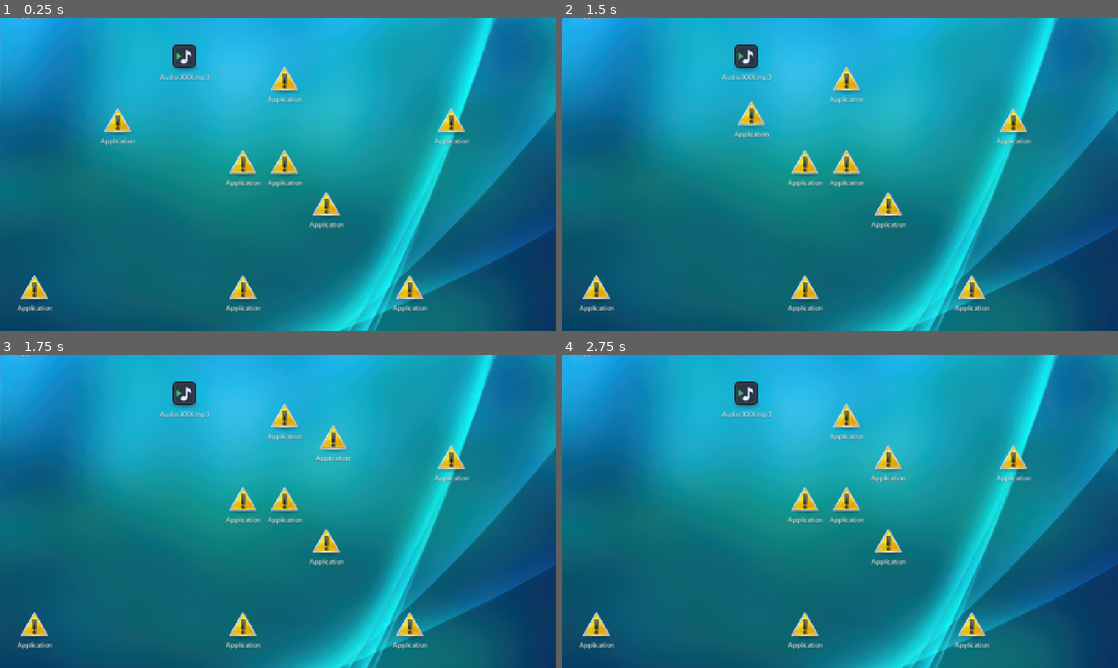
Above: before the commit, frames 1-4 (two rows, left to right).
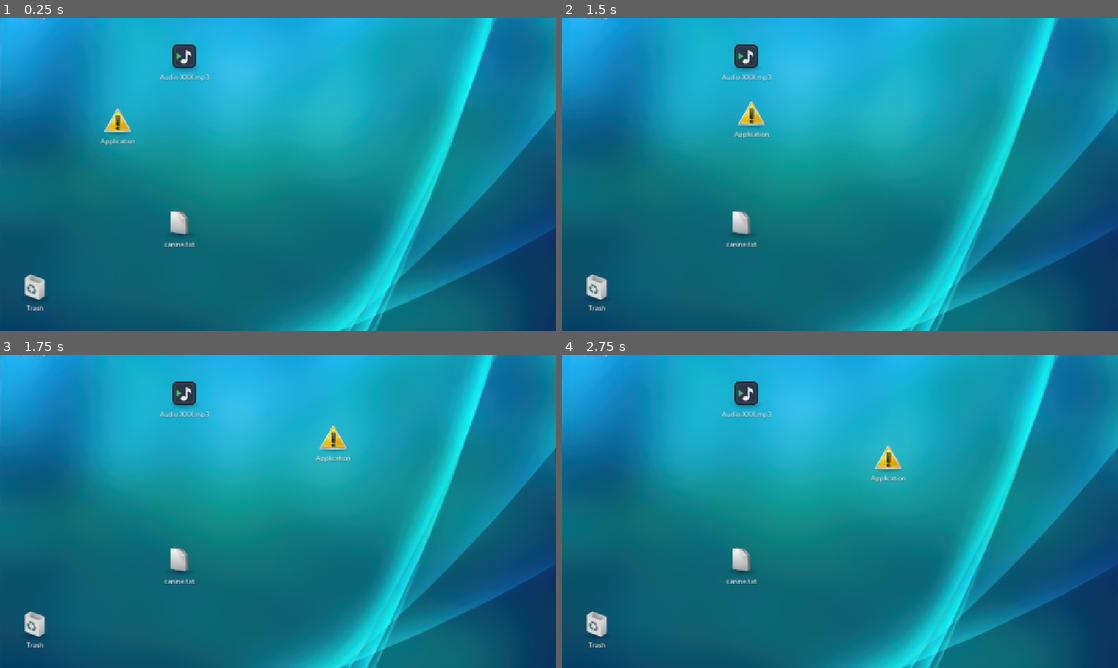
Above: after the commit, the same moments.

Repository: kaminaryu/project-found-footage
Game: Godot game, scene res://Scenes/Mechanism/Desktop/Desktopwindow.tscn
The game is run twice, just before and just after one commit, with the same random seed, the same clock (stepped at 60 frames per second) and the same inputs. This scene is started directly instead of the project's main scene. Sound files missing from this copy of the repository are replaced by a short silence.
Inputs (mouse positions are in pixels of both pictures, inside the frame that each line leads up to):
- Up to frame 1 (0.25 s): no input
- Up to frame 2 (1.5 s): click (845, 77) at 0.52 s; tap Enter (ui_accept) at 1.25 s; drag from (678, 124) to (895, 105) at 1.27 s
- Up to frame 3 (1.75 s): no input
- Up to frame 4 (2.75 s): drag from (723, 380) to (812, 574) at 2.02 s

The runs differ from the first frame. In frame 1, 2.9% of the frame differs, in the area x 3-85%, y 0-94%; in frame 2, 2.9%; in frame 3, 2.9%; in frame 4, 2.9%.
Error before the commit: Parse Error: Could not resolve class "GameWindow". (res://Scenes/Mechanism/Desktop/desktopwindow.gd:1)

Commit message:
Feat: Added Text Reader Icon (and also refactored a lil)

Diff:
--- a/Mechanism/Desktop/CTF/txt_reader.gd
+++ /dev/null
@@ -1,42 +0,0 @@
-extends Window
-
-@export_file("*.txt") var file_path: String = "res://Resources/Data/CTF/Texts/readme.txt"
-
-@onready var _top_bar = %TopBar
-@onready var _content: RichTextLabel = %TextView
-
-var _content_text := ""
-
-
-func _ready() -> void:
-	_top_bar.close_pressed.connect(_on_close_pressed)
-	close_requested.connect(_on_close_pressed)
-
-	if not file_path.is_empty():
-		open_file(file_path)
-
-
-func open_file(path: String) -> void:
-	if not FileAccess.file_exists(path):
-		open_text("Text Reader", "Unable to open file:\n%s" % path)
-		return
-
-	var file := FileAccess.open(path, FileAccess.READ)
-	if file == null:
-		open_text("Text Reader", "Unable to open file:\n%s" % path)
-		return
-
-	var text := file.get_as_text()
-	file.close()
-	open_text(path.get_file(), text)
-
-
-func open_text(display_title: String, text: String) -> void:
-	_content_text = text
-	title = display_title
-	_top_bar.set_title(display_title)
-	_content.text = text
-
-
-func _on_close_pressed() -> void:
-	queue_free()
--- a/Mechanism/Desktop/Icons/audio_icon.tscn
+++ b/Mechanism/Desktop/Icons/audio_icon.tscn
@@ -4,7 +4,7 @@
 [ext_resource type="Script" uid="uid://gohiq78ipnby" path="res://Mechanism/Desktop/Icons/audio_icon.gd" id="1_xrnk6"]
 [ext_resource type="Texture2D" uid="uid://b8qr6tj5eb3lm" path="res://Assets/UI/Desktop/Icons/Music64.svg" id="2_xrnk6"]
 [ext_resource type="AudioStream" uid="uid://bd1b0qo0u7l46" path="res://Assets/Audios/Recordings/Audio-000.wav" id="2_yc6rm"]
-[ext_resource type="PackedScene" uid="uid://0lc8103h3p8c" path="res://Mechanism/Desktop/AudioPlayer/audio_player.tscn" id="4_yc6rm"]
+[ext_resource type="PackedScene" uid="uid://0lc8103h3p8c" path="res://Mechanism/Desktop/Programs/audio_player.tscn" id="4_yc6rm"]
 
 [node name="AudioIcon" type="Control" unique_id=260247116 node_paths=PackedStringArray("desktop_icon_visuals")]
 layout_mode = 3
--- a/Mechanism/Desktop/Icons/desktop_icon_visuals.gd
+++ b/Mechanism/Desktop/Icons/desktop_icon_visuals.gd
@@ -6,12 +6,22 @@
 
 
 func update_thumbnail(texture: Texture2D) -> void :
+	# cuz @onready nodes aint ready yet
+	if (not is_node_ready()) :
+		return
+
 	thumbnail_node.texture_normal = texture
 
 
 func update_name(icon_name: String) -> void :
+	if (not is_node_ready()) :
+		return
+
 	name_node.text = icon_name
 
 
 func update_name_color(color: Color) -> void :
+	if (not is_node_ready()) :
+		return
+
 	name_node.add_theme_color_override("font_color", color)
--- /dev/null
+++ b/Mechanism/Desktop/Icons/text_reader_icon.gd
@@ -0,0 +1,22 @@
+@tool
+extends DesktopIconBase
+
+@export_file("*.txt", "*.md") var file_path: String :
+	set (value) :
+		file_path = value
+		icon_name = file_path.get_file()
+		_update_name()
+
+
+
+func _ready() -> void :
+	super._ready()
+	program_ran.connect(_on_program_ran)
+
+
+func _update_name() -> void :
+	update_visuals()
+
+
+func _on_program_ran(program: Node) -> void :
+	program.open_file(file_path)
--- /dev/null
+++ b/Mechanism/Desktop/Icons/text_reader_icon.tscn
@@ -0,0 +1,18 @@
+[gd_scene format=3 uid="uid://cv2m7v210uq3n"]
+
+[ext_resource type="Script" uid="uid://d3ulx6r1abshq" path="res://Mechanism/Desktop/Icons/text_reader_icon.gd" id="1_jy2rd"]
+[ext_resource type="PackedScene" uid="uid://d2bve73602k66" path="res://Mechanism/Desktop/Icons/desktop_icon_visuals.tscn" id="2_nyj88"]
+[ext_resource type="Texture2D" uid="uid://du8dnba8fbrl1" path="res://Assets/UI/Desktop/Icons/TextFile64.png" id="2_slcu0"]
+[ext_resource type="PackedScene" uid="uid://r0uglbxc2bo" path="res://Mechanism/Desktop/Programs/txt_reader.tscn" id="3_slcu0"]
+
+[node name="TextReaderIcon" type="Control" unique_id=945425594 node_paths=PackedStringArray("desktop_icon_visuals")]
+layout_mode = 3
+anchors_preset = 0
+script = ExtResource("1_jy2rd")
+desktop_icon_visuals = NodePath("DesktopIconVisuals")
+icon_texture = ExtResource("2_slcu0")
+icon_name = "untitled.txt"
+program_to_run = ExtResource("3_slcu0")
+
+[node name="DesktopIconVisuals" parent="." unique_id=1524986701 instance=ExtResource("2_nyj88")]
+layout_mode = 0
--- a/Mechanism/Desktop/Overlays/ErrorPopup.tscn
+++ b/Mechanism/Desktop/Programs/ErrorPopup.tscn
@@ -1,6 +1,6 @@
 [gd_scene format=3 uid="uid://b28wd28db6vja"]
 
-[ext_resource type="Script" uid="uid://02soml3iof2i" path="res://Mechanism/Desktop/Overlays/error_popup.gd" id="1_script"]
+[ext_resource type="Script" uid="uid://02soml3iof2i" path="res://Mechanism/Desktop/Programs/error_popup.gd" id="1_script"]
 [ext_resource type="Texture2D" uid="uid://dw34foohkfjpj" path="res://Assets/UI/Desktop/Icons/Error64.svg" id="2_icon"]
 
 [sub_resource type="StyleBoxFlat" id="StyleBoxFlat_dialog"]
--- a/Mechanism/Desktop/AudioPlayer/audio_player.tscn
+++ b/Mechanism/Desktop/Programs/audio_player.tscn
@@ -1,6 +1,6 @@
 [gd_scene format=3 uid="uid://0lc8103h3p8c"]
 
-[ext_resource type="Script" uid="uid://bntcnhkp7l4bi" path="res://Mechanism/Desktop/AudioPlayer/audio_player.gd" id="1_audio"]
+[ext_resource type="Script" uid="uid://bntcnhkp7l4bi" path="res://Mechanism/Desktop/Programs/audio_player.gd" id="1_audio"]
 [ext_resource type="PackedScene" uid="uid://dqjnt6l72cg16" path="res://Mechanism/Desktop/window_top_bar.tscn" id="2_topbar"]
 
 [sub_resource type="StyleBoxFlat" id="StyleBoxFlat_progress_bg"]
--- a/Mechanism/Desktop/CTF/ctf_exe.tscn
+++ b/Mechanism/Desktop/Programs/ctf_exe.tscn
@@ -1,6 +1,6 @@
 [gd_scene format=3 uid="uid://dfgv76qrdoe7f"]
 
-[ext_resource type="Script" uid="uid://dc0uts2x0cll3" path="res://Mechanism/Desktop/CTF/ctf_exe.gd" id="1_ctf"]
+[ext_resource type="Script" uid="uid://dc0uts2x0cll3" path="res://Mechanism/Desktop/Programs/ctf_exe.gd" id="1_ctf"]
 [ext_resource type="AudioStream" uid="uid://ci48xdt7gbtb" path="res://Assets/Audios/SFX/Misc/WomanScreaming.mp3" id="2_6rfkd"]
 [ext_resource type="Script" uid="uid://cwkibkkw0b3lb" path="res://Mechanism/Desktop/window_drag_handle.gd" id="3_drag"]
 
--- a/Mechanism/Desktop/FileExplorer/file_explorer.tscn
+++ b/Mechanism/Desktop/Programs/file_explorer.tscn
@@ -1,6 +1,6 @@
 [gd_scene format=3 uid="uid://crmyfoshsn37b"]
 
-[ext_resource type="Script" uid="uid://dlftdhwgy53n6" path="res://Mechanism/Desktop/FileExplorer/file_explorer.gd" id="1_explorer"]
+[ext_resource type="Script" uid="uid://dlftdhwgy53n6" path="res://Mechanism/Desktop/Programs/file_explorer.gd" id="1_explorer"]
 [ext_resource type="Texture2D" uid="uid://c2fg0r20fk52y" path="res://Assets/UI/Desktop/FileExplorer.png" id="2_background"]
 [ext_resource type="PackedScene" uid="uid://dcf0fk1t26wkj" path="res://Mechanism/Desktop/FileExplorer/file_entry.tscn" id="3_entry"]
 [ext_resource type="PackedScene" uid="uid://bkmccuuyfk5qu" path="res://Mechanism/DesktopOld/desktop_icon.tscn" id="3_wenfk"]
--- /dev/null
+++ b/Mechanism/Desktop/Programs/txt_reader.gd
@@ -0,0 +1,33 @@
+extends GameWindow
+
+@onready var _top_bar = %TopBar
+@onready var _content: RichTextLabel = %TextView
+
+
+func _ready() -> void:
+	_top_bar.close_pressed.connect(_on_close_pressed)
+	close_requested.connect(_on_close_pressed)
+
+
+func open_file(path: String) -> void:
+	var is_file_exist := FileAccess.file_exists(path)
+	if (not is_file_exist):
+		_open_text("Unable to open file:\n%s" % path)
+		return
+
+	var file := FileAccess.open(path, FileAccess.READ)
+	if (file == null) :
+		_open_text("Unable to open file:\n%s" % path)
+		return
+
+	var text := file.get_as_text()
+	file.close()
+	_open_text(text)
+
+
+func _open_text(text: String) -> void:
+	_content.text = text
+
+
+func _on_close_pressed() -> void:
+	queue_free()
--- a/Mechanism/Desktop/CTF/txt_reader.tscn
+++ b/Mechanism/Desktop/Programs/txt_reader.tscn
@@ -1,6 +1,6 @@
 [gd_scene format=3 uid="uid://r0uglbxc2bo"]
 
-[ext_resource type="Script" uid="uid://bmitxonhcwtlu" path="res://Mechanism/Desktop/CTF/txt_reader.gd" id="1_reader"]
+[ext_resource type="Script" uid="uid://bmitxonhcwtlu" path="res://Mechanism/Desktop/Programs/txt_reader.gd" id="1_reader"]
 [ext_resource type="PackedScene" uid="uid://dqjnt6l72cg16" path="res://Mechanism/Desktop/window_top_bar.tscn" id="2_topbar"]
 
 [sub_resource type="StyleBoxFlat" id="StyleBoxFlat_reader_panel"]
@@ -39,7 +39,7 @@
 [node name="TopBar" parent="WindowSkeleton" unique_id=1502497925 instance=ExtResource("2_topbar")]
 unique_name_in_owner = true
 layout_mode = 2
-title_text = "readme.txt"
+title_text = "Text Reader"
 
 [node name="Content" type="MarginContainer" parent="WindowSkeleton" unique_id=1531098906]
 layout_mode = 2
--- a/Mechanism/Desktop/game_window.gd
+++ b/Mechanism/Desktop/game_window.gd
@@ -1,7 +1,7 @@
 class_name  GameWindow
 extends Window
 
-const GlitchOverlayScene := preload("res://Objects/Mechanism/Desktop/glitch_overlay.tscn")
+const GlitchOverlayScene := preload("res://Mechanism/Desktop/Overlays/glitch_overlay.tscn")
 const SHAKE_RANGE := 4
 const SHAKE_INTERVAL := 0.035
 
--- a/Mechanism/DesktopOld/desktop_icon.gd
+++ b/Mechanism/DesktopOld/desktop_icon.gd
@@ -2,7 +2,7 @@
 extends Control
 
 const CLICK_BUFFER_TIME_S := 0.3
-const ERROR_POPUP_SCENE := preload("res://Objects/Mechanism/Desktop/ErrorPopup.tscn")
+const ERROR_POPUP_SCENE := preload("res://Mechanism/Desktop/Programs/ErrorPopup.tscn")
 const DEFAULT_TEXTURE := preload("res://Assets/UI/Desktop/Icons/DefaultIcon64.png")
 
 signal blocked_launch_attempted
--- a/Scenes/Mechanism/Desktop/Desktopwindow.tscn
+++ b/Scenes/Mechanism/Desktop/Desktopwindow.tscn
@@ -8,12 +8,11 @@
 [ext_resource type="Texture2D" uid="uid://boh6jtja6le16" path="res://Assets/UI/Desktop/Icons/computer64.png" id="6_olv04"]
 [ext_resource type="Texture2D" uid="uid://dqsoi2k4ypwbd" path="res://Assets/UI/Desktop/Icons/Sokoban64.png" id="7_6b82k"]
 [ext_resource type="PackedScene" uid="uid://djmeefab4wd08" path="res://Mechanism/Desktop/Sokoban/sokoban_exe.tscn" id="8_0muut"]
-[ext_resource type="PackedScene" uid="uid://dfgv76qrdoe7f" path="res://Mechanism/Desktop/CTF/ctf_exe.tscn" id="10_dk0mw"]
+[ext_resource type="PackedScene" uid="uid://dfgv76qrdoe7f" path="res://Mechanism/Desktop/Programs/ctf_exe.tscn" id="10_dk0mw"]
 [ext_resource type="Texture2D" uid="uid://do5m6poe7jobb" path="res://Assets/UI/Desktop/Icons/Trash64.png" id="10_kp0gs"]
-[ext_resource type="PackedScene" uid="uid://r0uglbxc2bo" path="res://Mechanism/Desktop/CTF/txt_reader.tscn" id="12_roya5"]
 [ext_resource type="Texture2D" uid="uid://b14o3rxsoecjx" path="res://Assets/UI/Desktop/Icons/Error64.png" id="13_6b82k"]
-[ext_resource type="Texture2D" uid="uid://du8dnba8fbrl1" path="res://Assets/UI/Desktop/Icons/TextFile64.png" id="15_6b82k"]
 [ext_resource type="Script" uid="uid://cwkibkkw0b3lb" path="res://Mechanism/Desktop/window_drag_handle.gd" id="15_drag"]
+[ext_resource type="PackedScene" uid="uid://cv2m7v210uq3n" path="res://Mechanism/Desktop/Icons/text_reader_icon.tscn" id="15_t60eu"]
 [ext_resource type="PackedScene" uid="uid://d2bve73602k66" path="res://Mechanism/Desktop/Icons/desktop_icon_visuals.tscn" id="17_0muut"]
 [ext_resource type="Texture2D" uid="uid://bgjo7muwiv8t1" path="res://Assets/UI/Desktop/JumpscareEyes.png" id="18_6b82k"]
 [ext_resource type="AudioStream" uid="uid://fk8gewtr2yuk" path="res://Assets/Audios/SFX/Novakia/tv_static.wav" id="19_0muut"]
@@ -167,76 +166,6 @@
 hidden_until_revealed = true
 reveal_save_flag = "ctf_revealed"
 
-[node name="ReadmeIcon" parent="DesktopSkeleton/DesktopIconsField/IconsField" unique_id=552116334 instance=ExtResource("5_t60eu")]
-layout_mode = 1
-offset_left = 627.0
-offset_top = 352.0
-offset_right = 693.0
-offset_bottom = 437.0
-icon_texture = ExtResource("15_6b82k")
-icon_name = "readme.txt"
-application = ExtResource("12_roya5")
-launch_file = "res://Resources/Data/CTF/Texts/readme.txt"
-hidden_until_revealed = true
-reveal_save_flag = "ctf_revealed"
-show_from_flag_stage = 1
-
-[node name="ReadmeIcon2" parent="DesktopSkeleton/DesktopIconsField/IconsField" unique_id=372084808 instance=ExtResource("5_t60eu")]
-layout_mode = 1
-offset_left = 925.0
-offset_top = 324.0
-offset_right = 991.0
-offset_bottom = 409.0
-icon_texture = ExtResource("15_6b82k")
-icon_name = "word.txt"
-application = ExtResource("12_roya5")
-launch_file = "res://Resources/Data/CTF/Texts/word.txt"
-hidden_until_revealed = true
-reveal_save_flag = "ctf_revealed"
-show_from_flag_stage = 2
-
-[node name="ReadmeIcon3" parent="DesktopSkeleton/DesktopIconsField/IconsField" unique_id=1124866041 instance=ExtResource("5_t60eu")]
-layout_mode = 1
-offset_left = 725.0
-offset_top = 515.0
-offset_right = 791.0
-offset_bottom = 600.0
-icon_texture = ExtResource("15_6b82k")
-icon_name = "favourite.txt"
-application = ExtResource("12_roya5")
-launch_file = "res://Resources/Data/CTF/Texts/favourite.txt"
-hidden_until_revealed = true
-reveal_save_flag = "ctf_revealed"
-show_from_flag_stage = 3
-
-[node name="ReadmeIcon4" parent="DesktopSkeleton/DesktopIconsField/IconsField" unique_id=1940885511 instance=ExtResource("5_t60eu")]
-layout_mode = 1
-offset_left = 888.0
-offset_top = 671.0
-offset_right = 954.0
-offset_bottom = 756.0
-icon_texture = ExtResource("15_6b82k")
-icon_name = "media.txt"
-application = ExtResource("12_roya5")
-launch_file = "res://Resources/Data/CTF/Texts/media.txt"
-hidden_until_revealed = true
-reveal_save_flag = "ctf_revealed"
-show_from_flag_stage = 4
-
-[node name="ReadmeIcon5" parent="DesktopSkeleton/DesktopIconsField/IconsField" unique_id=754127801 instance=ExtResource("5_t60eu")]
-layout_mode = 1
-offset_left = 516.0
-offset_top = 683.0
-offset_right = 582.0
-offset_bottom = 768.0
-icon_texture = ExtResource("15_6b82k")
-icon_name = "canine.txt"
-application = ExtResource("12_roya5")
-launch_file = "res://Resources/Data/CTF/Texts/canine.txt"
-hidden_until_revealed = true
-reveal_save_flag = "ctf_revealed"
-show_from_flag_stage = 5
-
 [node name="DesktopIcon2" parent="DesktopSkeleton/DesktopIconsField/IconsField" unique_id=22635187 instance=ExtResource("17_0muut")]
 layout_mode = 0
 offset_left = 159.0
@@ -251,6 +180,15 @@
 offset_right = 291.0
 offset_bottom = 181.0
 
+[node name="TextReaderIcon" parent="DesktopSkeleton/DesktopIconsField/IconsField" unique_id=945425594 instance=ExtResource("15_t60eu")]
+layout_mode = 1
+offset_left = 335.0
+offset_top = 495.0
+offset_right = 335.0
+offset_bottom = 495.0
+file_path = "res://Resources/Data/CTF/Texts/canine.txt"
+icon_name = "canine.txt"
+
 [node name="TaskbarArea" type="Control" parent="DesktopSkeleton" unique_id=593891721]
 custom_minimum_size = Vector2(0, 118.22)
 layout_mode = 2
Not shown, added: Mechanism/Desktop/Icons/text_reader_icon.gd.uid
Renamed: Mechanism/Desktop/AudioPlayer/audio_player.gd -> Mechanism/Desktop/Programs/audio_player.gd
Renamed: Mechanism/Desktop/AudioPlayer/audio_player.gd.uid -> Mechanism/Desktop/Programs/audio_player.gd.uid
Renamed: Mechanism/Desktop/CTF/ctf_exe.gd -> Mechanism/Desktop/Programs/ctf_exe.gd
Renamed: Mechanism/Desktop/CTF/ctf_exe.gd.uid -> Mechanism/Desktop/Programs/ctf_exe.gd.uid
Not shown: 3 places in Mechanism/Desktop/Programs/ctf_exe.tscn that only renumber resources
Renamed: Mechanism/Desktop/Overlays/error_popup.gd -> Mechanism/Desktop/Programs/error_popup.gd
Renamed: Mechanism/Desktop/Overlays/error_popup.gd.uid -> Mechanism/Desktop/Programs/error_popup.gd.uid
Renamed: Mechanism/Desktop/FileExplorer/file_explorer.gd -> Mechanism/Desktop/Programs/file_explorer.gd
Renamed: Mechanism/Desktop/FileExplorer/file_explorer.gd.uid -> Mechanism/Desktop/Programs/file_explorer.gd.uid
Renamed: Mechanism/Desktop/CTF/txt_reader.gd.uid -> Mechanism/Desktop/Programs/txt_reader.gd.uid
